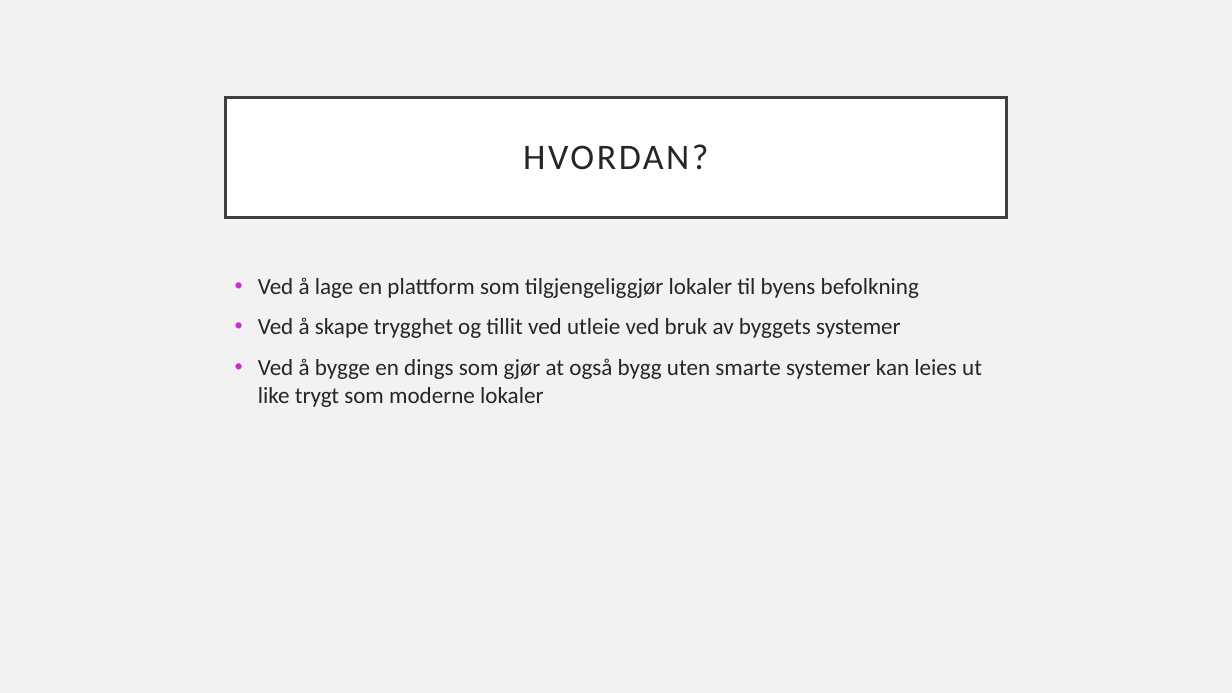
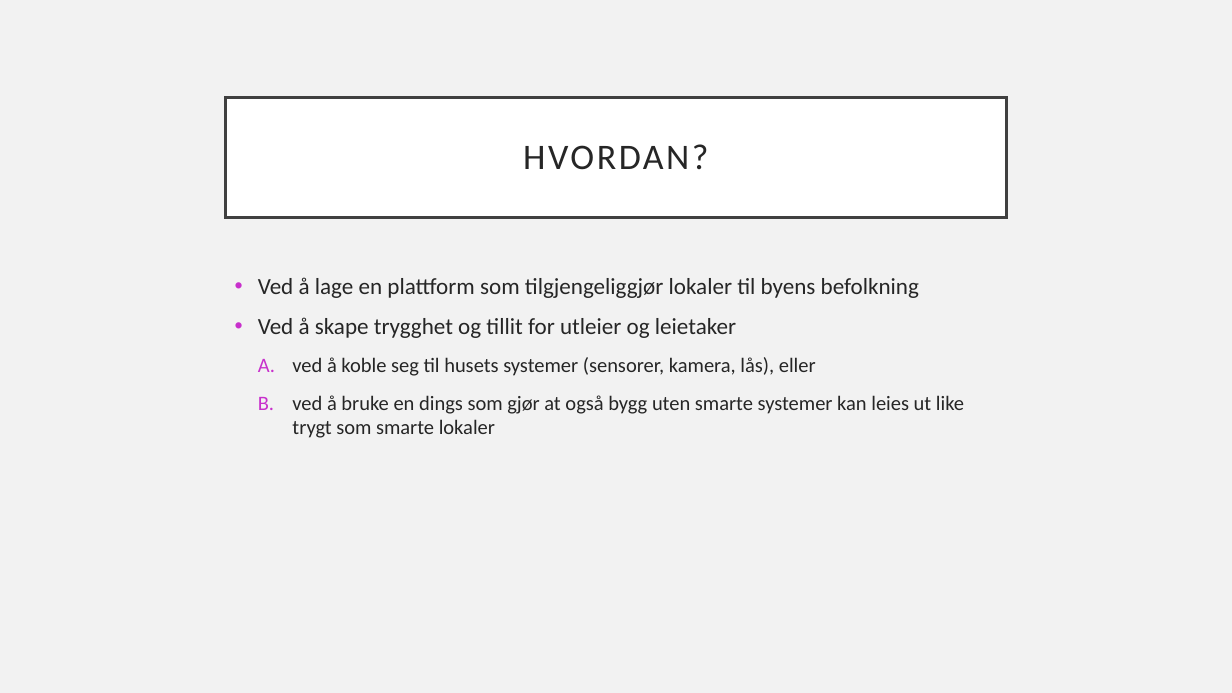
Before and after one commit to knowit/fant, a slide deck: slide 7 of doc/konsept/Fant-.pptx. Drawn at 1232x693 pixels with LibreOffice and Linux fonts; fonts in the diff are those of the drawing. Boxes give left, top, right and bottom in pixels: in the first picture for what was removed or moved away, otherwise in the second. Text is boxed around its words. In the diff, an @@ line names an element or a change of style, - is before the commit and + after.

```diff
--- a/doc/konsept/Fant-.pptx
+++ b/doc/konsept/Fant-.pptx
@@ text at (258,317,964,438): text changed; size 18 to 16 pt @@
-• Ved å skape trygghet og tillit ved utleie ved bruk av byggets systemer
-• Ved å bygge en dings som gjør at også bygg uten smarte systemer kan leies ut like trygt som moderne lokaler
+• Ved å skape trygghet og tillit for utleier og leietaker
+  A. ved å koble seg til husets systemer (sensorer, kamera, lås), eller
+  B. ved å bruke en dings som gjør at også bygg uten smarte systemer kan leies ut like trygt som smarte lokaler
```
Also in this commit, not shown: 5 other slides changed, 3 slides added.
